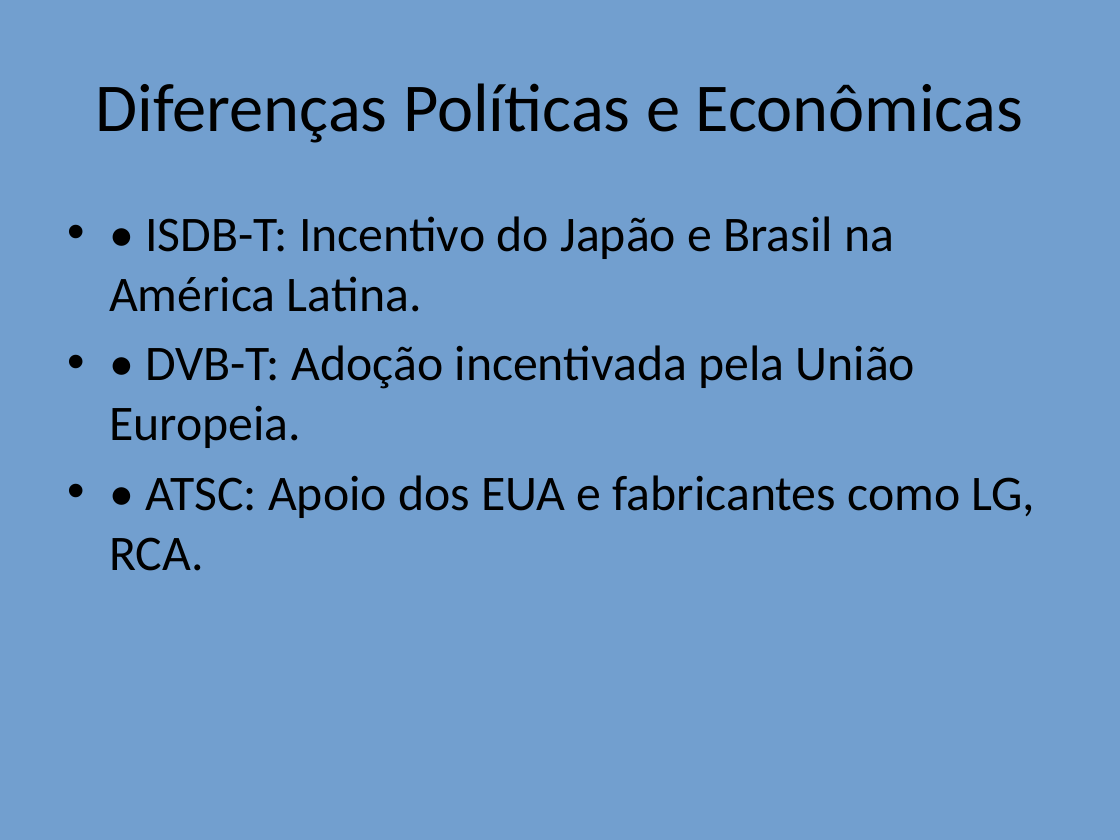
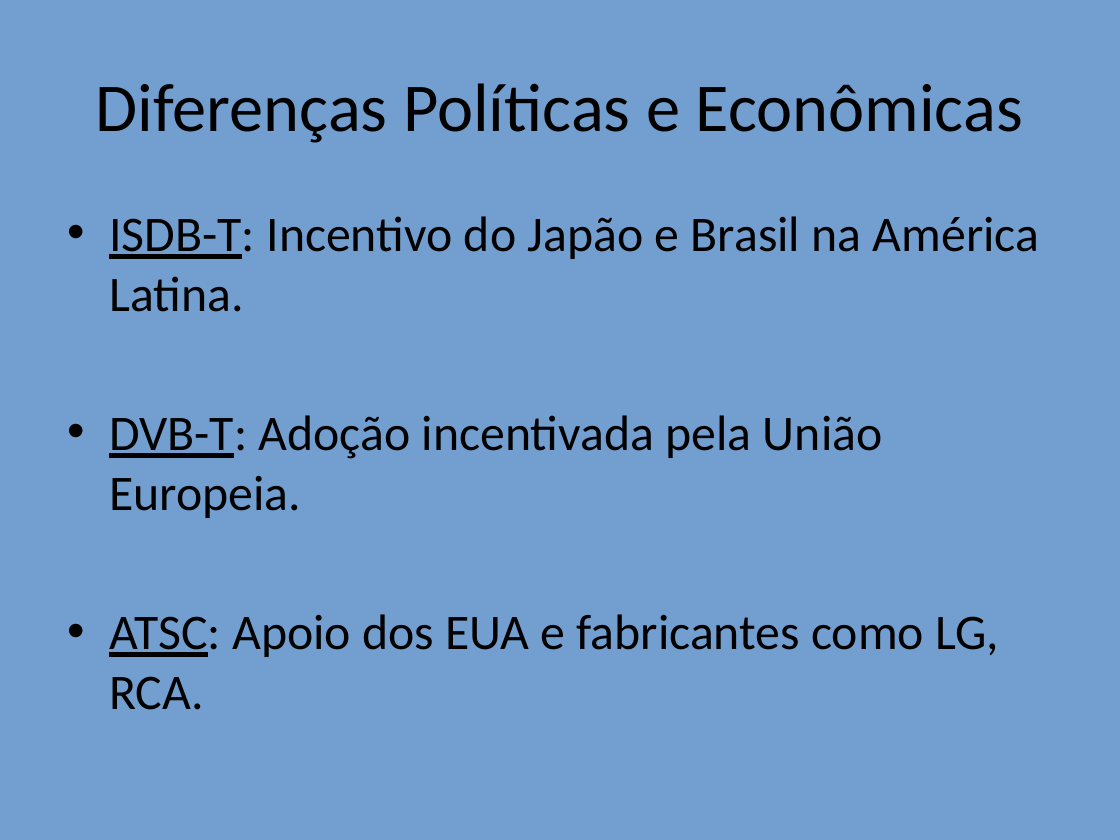
Before and after one commit to alenior/IFCE, a slide deck: slide 9 of P7/TV DIGITAL/Comparacao_TV_Digital_Com_Imagens.odp (slide 7 before the commit). Drawn at 1120x840 pixels with LibreOffice and Linux fonts; fonts in the diff are those of the drawing. Boxes give left, top, right and bottom in pixels: in the first picture for what was removed or moved away, otherwise in the second. Text is boxed around its words. In the diff, an @@ line names an element or a change of style, - is before the commit and + after.

```diff
--- a/P7/TV DIGITAL/Comparacao_TV_Digital_Com_Imagens.odp
+++ b/P7/TV DIGITAL/Comparacao_TV_Digital_Com_Imagens.odp
@@ text at (x1=109, y1=216, x2=1040, y2=710): text changed @@
-• • ISDB-T: Incentivo do Japão e Brasil na América Latina.
-• • DVB-T: Adoção incentivada pela União Europeia.
-• • ATSC: Apoio dos EUA e fabricantes como LG, RCA.
+• ISDB-T: Incentivo do Japão e Brasil na América Latina.
+• DVB-T: Adoção incentivada pela União Europeia.
+• ATSC: Apoio dos EUA e fabricantes como LG, RCA.
```
Also in this commit, not shown: 10 other slides changed, 2 slides added, 10 other files.
